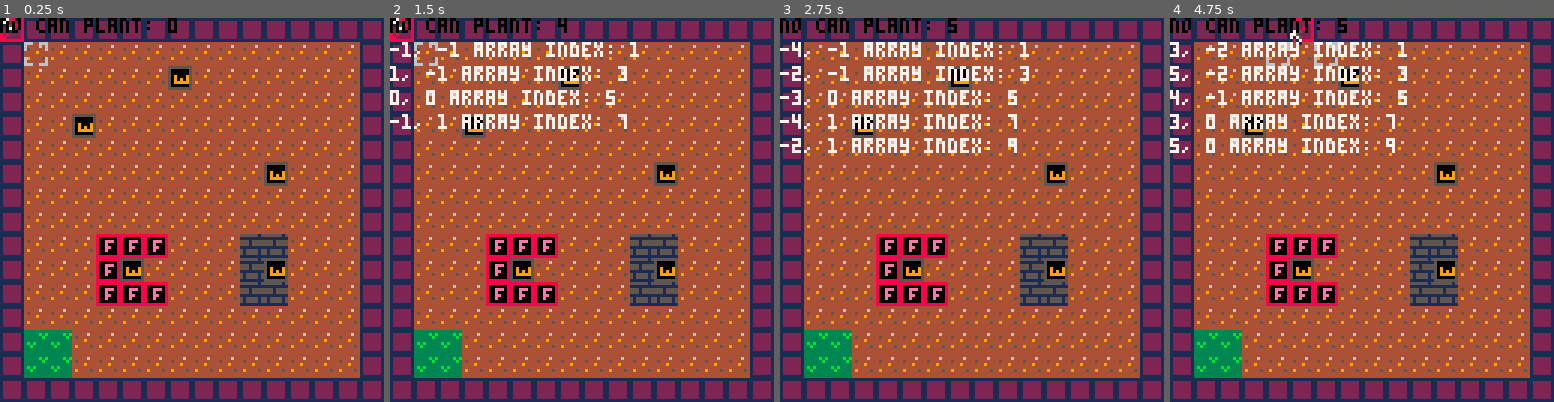
Above: before the commit, frames 1-4 (left to right).
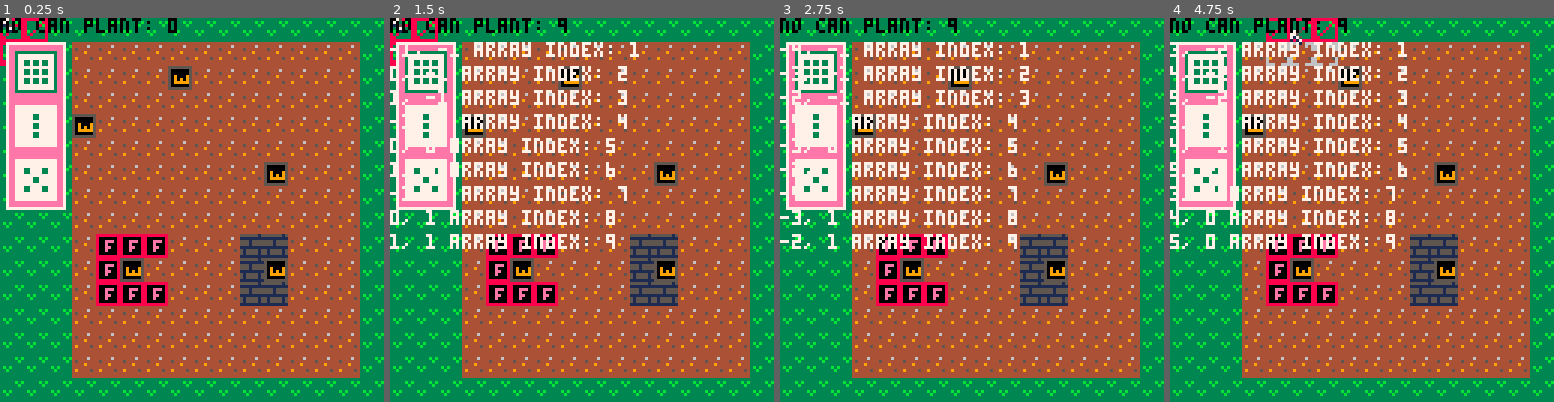
Above: after the commit, the same moments.

Repository: etrizzo/pico8
Game: PICO-8 cartridge SIJ2019/sij2019.p8
The game is run twice, just before and just after one commit, with the same random seed, the same clock (stepped at 60 frames per second) and the same inputs.
Inputs:
- Up to frame 1 (0.25 s): no input
- Up to frame 2 (1.5 s): tap O (Z key) at 0.33, 0.7, 1.43 s; tap X (X key) at 1.07 s
- Up to frame 3 (2.75 s): hold Left 1.97-2.37 s; tap X (X key) at 2.07, 2.4, 2.73 s; tap O (Z key) at 2.22 s; hold Down from 2.42 s (still down)
- Up to frame 4 (4.75 s): release Down at 2.82 s; hold Right 2.87-3.53 s; tap X (X key) every 0.33 s from 3.07 to 4.73 s; tap O (Z key) at 3.1, 3.98 s; hold Up 3.58-4.08 s; hold Right 4.13-4.53 s; hold Down from 4.58 s (still down)

The runs differ from the first frame. In frame 1, 32% of the frame differs, in the area x 0-100%, y 0-100%; in frame 2, 35%; in frame 3, 35%; in frame 4, 35%.

Commit message:
We now have multiple pieces and a ui that shows us them. You can also define which level gets what pieces

Diff:
--- a/SIJ2019/sij2019.p8
+++ b/SIJ2019/sij2019.p8
@@ -22,12 +22,13 @@
 };
 
 g_weedsinlevel = {}
-flower = {
-	tiles = {1, 0, 1, 0, 1, 0, 1, 0, 1};
+nullflower =
+{
+	tiles = {0, 0, 0,  0, 0, 0,  0, 0, 0};
 	sprite = 3;
 }
 
-g_currentflower = flower;
+g_currentflower = nullflower;
 
 canplant = false;
 
@@ -39,8 +40,28 @@
 	tilecursor.y = 0;
     camerax = 0
     cameray = 0
+    g_currentlevel = 1
+    g_amoutofpiecesforlevel = 0
+    g_currentpieceindex = 1
+    g_hidecursor = false
     gamestate = "playing"; -- attract, playing, victory
 end
+
+g_possibleFlowers =
+{
+    {0, 1, 0,  0, 1, 0,  0, 1, 0}, -- 3 vertical (1)
+    {1, 0, 1,  0, 1, 0,  1, 0, 1}, -- x shape (2)
+    {1, 0, 0,  0, 1, 0,  0, 0, 0}, -- bl 2 piece diag (3)
+    {0, 0, 0,  1, 1, 1,  0, 0, 0}, -- 3 horizontal (4)
+    {1, 1, 1,  1, 1, 1,  1, 1, 1}, -- full block (5)
+
+}
+
+-- these use an index into g_possibleFlowers
+g_levels =
+{
+    { 5, 1, 2, 3}
+}
 
 --------------------------------------------------------------------------
 -- Init
@@ -53,6 +74,17 @@
 function startup()
     setglobals()
     getalltheweedsinlevel()
+    startoflevel()
+end
+
+--------------------------------------------------------------------------
+function startoflevel()
+    g_hidecursor = false
+
+    g_currentpieceindex = 1;
+    level = g_levels[g_currentlevel]
+    g_currentflower.tiles = g_possibleFlowers[level[g_currentpieceindex]]
+    g_amoutofpiecesforlevel = #level
 end
 
 --------------------------------------------------------------------------
@@ -107,6 +139,8 @@
         gamestate = "victory"
         return
     end
+
+    changetonextflowerpiece()
 
 end
 
@@ -134,7 +168,7 @@
     for y=tile.y-1, tile.y+1 do
         for x=tile.x-1, tile.x+1 do
             spriteindex = gettilesprite(x, y);
-            if ((flower.tiles[arraypos] != 0) and (not isplantable(spriteindex))) then
+            if ((g_currentflower.tiles[arraypos] != 0) and (not isplantable(spriteindex))) then
                 bad = {
                     tilex = x;
                     tiley = y;
@@ -233,6 +267,100 @@
 function playingrender()
     map(0,0,0,0,128,64)
     drawcursor();
+    drawlevelpieceui()
+end
+
+--------------------------------------------------------------------------
+function drawlevelpieceui()
+    if (g_amoutofpiecesforlevel - g_currentpieceindex) < 0 then
+        return
+    end
+
+    rectfill(camerax + 2, cameray + 8, camerax + 21, cameray + 63, 14 )
+    rect(camerax + 2, cameray + 8, camerax + 21, cameray + 63, 7 )
+
+    currentheight = cameray + 11
+    boxsize = 13
+    amountToDraw = min(3, g_amoutofpiecesforlevel + 1 - g_currentpieceindex)
+
+    for i = g_currentpieceindex, g_currentpieceindex + amountToDraw -1 do
+        rectfill(camerax + 5, currentheight, camerax + 18, currentheight + 13, 7)
+
+        if(i == g_currentpieceindex) then
+            rect(camerax + 5, currentheight, camerax + 18, currentheight + boxsize, 3)
+        end
+
+        drawpieceforui(i, camerax + 6, currentheight, camerax + 16, currentheight + 14)
+
+        currentheight += 18
+    end
+
+end
+
+--------------------------------------------------------------------------
+function drawpieceforui(tableindex, minx, miny)
+
+    levelinfo = g_levels[g_currentlevel]
+    currentpiece = g_possibleFlowers[levelinfo[tableindex]]
+
+    minx += 1
+    miny += 1
+
+    if currentpiece[1] == 1 then
+        rectfill(minx + 1, miny + 2, minx + 2, miny + 3,3)
+    end
+
+    if currentpiece[2] == 1 then
+        rectfill(minx + 4, miny + 2, minx + 5, miny + 3, 3)
+    end
+
+    if currentpiece[3] == 1 then
+        rectfill(minx + 7, miny + 2, minx + 8, miny + 3, 3)
+    end
+
+    -- 2nd
+    if currentpiece[4] == 1 then
+        rectfill(minx + 1, miny + 5, minx + 2, miny + 6, 3)
+
+    end
+
+    if currentpiece[5] == 1 then
+        rectfill(minx + 4, miny + 5, minx + 5, miny + 6, 3)
+
+    end
+
+    if currentpiece[6] == 1 then
+        rectfill(minx + 7, miny + 5, minx + 8, miny + 6, 3)
+    end
+
+    -- 3rd
+    if currentpiece[7] == 1 then
+        rectfill(minx + 1, miny + 8, minx + 2, miny + 9, 3)
+
+    end
+
+    if currentpiece[8] == 1 then
+        rectfill(minx + 4, miny + 8, minx + 5, miny + 9, 3)
+    end
+
+    if currentpiece[9] == 1 then
+        rectfill(minx + 7, miny + 8, minx + 8, miny + 9, 3)
+    end
+
+
+end
+
+function getboxfrombox(minpercx, minpercy, maxpercx, maxpercy, theminx, theminy, themaxx, themaxy)
+    width = abs(themaxx - theminx)
+    height = abs(themaxy - theminy)
+
+    newminsx = minpercx * width;
+    newminsy = minpercy * height;
+
+    newmaxx = maxpercx * width;
+    newmaxy = maxpercy * height;
+
+    return { minx = theminx + newminsx, miny = theminy + newminsy, maxx = theminx + newmaxx, maxy = newmaxy + theminy}
 end
 
 --------------------------------------------------------------------------
@@ -242,27 +370,27 @@
 
 --------------------------------------------------------------------------
 function drawcursor()
-	--draw the tile cursor
-
-
-    arraypos = 1;
-    canplace = true;
-    for y=hovertile.y-1, hovertile.y+1 do
-        for x=hovertile.x-1, hovertile.x+1 do
-            if (flower.tiles[arraypos] != 0) then
-
-                spriteindex = gettilesprite(x, y);
-                if (isplantable(spriteindex)) then
-                    spr(15, x * 8, y * 8);
-                else
-                    spr(31, x * 8, y * 8);
-                    canplace = false;
+	--draw the tile cursor (if we have peices)
+
+    if g_hidecursor == false then
+        arraypos = 1;
+        canplace = true;
+        for y=hovertile.y-1, hovertile.y+1 do
+            for x=hovertile.x-1, hovertile.x+1 do
+                if (g_currentflower.tiles[arraypos] != 0) then
+
+                    spriteindex = gettilesprite(x, y);
+                    if (isplantable(spriteindex)) then
+                        spr(15, x * 8, y * 8);
+                    else
+                        spr(31, x * 8, y * 8);
+                        canplace = false;
+                    end
                 end
-            end
-            arraypos+=1;
-        end
-    end
-
+                arraypos+=1;
+            end
+        end
+    end
 
     --draw the mouse position
     if (canplace) then
@@ -336,6 +464,20 @@
     tilecursor.x = camerax;
     tilecursor.y = cameray;
     updatehovertile();
+end
+
+--------------------------------------------------------------------------
+function changetonextflowerpiece()
+    g_currentpieceindex += 1;
+
+    if g_currentpieceindex > g_amoutofpiecesforlevel then
+        g_hidecursor = true
+        g_currentflower = nullflower
+        return
+    end
+
+    levels = g_levels[g_currentlevel]
+    g_currentflower.tiles = g_possibleFlowers[levels[g_currentpieceindex]]
 end
 
 --------------------------------------------------------------------------
@@ -467,35 +609,35 @@
 0000000000010000000000000000000000000000000000000000000000000000000000000000000000000000000000000000000000000000000000000000000000000000000000000000000000000000000000000000000000000000000000000000000000000000000000000000000000000000000000000000000000000000
 0000000000000000000000000000000000000000000000000000000000000000000000000000000000000000000000000000000000000000000000000000000000000000000000000000000000000000000000000000000000000000000000000000000000000000000000000000000000000000000000000000000000000000
 __map__
-0b0b0b0b0b0b0b0b0b0b0b0b0b0b0b0b0b0b0b0b0b0b0b0b0b0b0b0b0b0b0b0b0b0b0b0b0b0b0b0b0b0b0b0b0b0b0b0b0b0b0b0b0b0b0b0b0b0b0b0b0b0b0b0b0b0b0b0b0b0b0b0b0b0b0b0b0b0b0b0b000000000000000000000000000000000000000000000000000000000000000000000000000000000000000000000000
-0b05050505050505050505050505050b0b05050505050505050505050505050b0b00000000000000000000000000000b0b00000000000000000000000000000b0b00000000000000000000000000000b000000000000000000000000000000000000000000000000000000000000000000000000000000000000000000000000
-0b05050505050501050505050505050b0b05050505050505050505050505050b0b00000000000000000000000000000b0b00000000000000000000000000000b0b00000000000000000000000000000b000000000000000000000000000000000000000000000000000000000000000000000000000000000000000000000000
-0b05050505050505050505050505050b0b05050505050505050505050505050b0b00000000000000000000000000000b0b00000000000000000000000000000b0b00000000000000000000000000000b000000000000000000000000000000000000000000000000000000000000000000000000000000000000000000000000
-0b05050105050505050505050505050b0b05050505050505050505050505050b0b00000000000000000000000000000b0b00000000000000000000000000000b0b00000000000000000000000000000b000000000000000000000000000000000000000000000000000000000000000000000000000000000000000000000000
-0b05050505050505050505050505050b0b05050505050505050505050505050b0b00000000000000000000000000000b0b00000000000000000000000000000b0b00000000000000000000000000000b000000000000000000000000000000000000000000000000000000000000000000000000000000000000000000000000
-0b05050505050505050505010505050b0b05050505050505050505050505050b0b00000000000000000000000000000b0b00000000000000000000000000000b0b00000000000000000000000000000b000000000000000000000000000000000000000000000000000000000000000000000000000000000000000000000000
-0b05050505050505050505050505050b0b05050505050505050505050505050b0b00000000000000000000000000000b0b00000000000000000000000000000b0b00000000000000000000000000000b000000000000000000000000000000000000000000000000000000000000000000000000000000000000000000000000
-0b05050505050505050505050505050b0b05050505050501050505050505050b0b00000000000000000000000000000b0b00000000000000000000000000000b0b00000000000000000000000000000b000000000000000000000000000000000000000000000000000000000000000000000000000000000000000000000000
-0b05050503030305050507070505050b0b05050505050505050505050505050b0b00000000000000000000000000000b0b00000000000000000000000000000b0b00000000000000000000000000000b000000000000000000000000000000000000000000000000000000000000000000000000000000000000000000000000
-0b05050503010505050507010505050b0b05050505050505050505050505050b0b00000000000000000000000000000b0b00000000000000000000000000000b0b00000000000000000000000000000b000000000000000000000000000000000000000000000000000000000000000000000000000000000000000000000000
-0b05050503030305050507070505050b0b05050505050505050505050505050b0b00000000000000000000000000000b0b00000000000000000000000000000b0b00000000000000000000000000000b000000000000000000000000000000000000000000000000000000000000000000000000000000000000000000000000
-0b05050505050505050505050505050b0b05050505050505050505050505050b0b00000000000000000000000000000b0b00000000000000000000000000000b0b00000000000000000000000000000b000000000000000000000000000000000000000000000000000000000000000000000000000000000000000000000000
-0b09090505050505050505050505050b0b05050505050505050505050505050b0b00000000000000000000000000000b0b00000000000000000000000000000b0b00000000000000000000000000000b000000000000000000000000000000000000000000000000000000000000000000000000000000000000000000000000
-0b09090505050505050505050505050b0b05050505050505050505050505050b0b00000000000000000000000000000b0b00000000000000000000000000000b0b00000000000000000000000000000b000000000000000000000000000000000000000000000000000000000000000000000000000000000000000000000000
-0b0b0b0b0b0b0b0b0b0b0b0b0b0b0b0b0b0b0b0b0b0b0b0b0b0b0b0b0b0b0b0b0b0b0b0b0b0b0b0b0b0b0b0b0b0b0b0b0b0b0b0b0b0b0b0b0b0b0b0b0b0b0b0b0b0b0b0b0b0b0b0b0b0b0b0b0b0b0b0b000000000000000000000000000000000000000000000000000000000000000000000000000000000000000000000000
+090909090909090909090909090909090b0b0b0b0b0b0b0b0b0b0b0b0b0b0b0b0b0b0b0b0b0b0b0b0b0b0b0b0b0b0b0b0b0b0b0b0b0b0b0b0b0b0b0b0b0b0b0b0b0b0b0b0b0b0b0b0b0b0b0b0b0b0b0b000000000000000000000000000000000000000000000000000000000000000000000000000000000000000000000000
+090909050505050505050505050505090b05050505050505050505050505050b0b00000000000000000000000000000b0b00000000000000000000000000000b0b00000000000000000000000000000b000000000000000000000000000000000000000000000000000000000000000000000000000000000000000000000000
+090909050505050105050505050505090b05050505050505050505050505050b0b00000000000000000000000000000b0b00000000000000000000000000000b0b00000000000000000000000000000b000000000000000000000000000000000000000000000000000000000000000000000000000000000000000000000000
+090909050505050505050505050505090b05050505050505050505050505050b0b00000000000000000000000000000b0b00000000000000000000000000000b0b00000000000000000000000000000b000000000000000000000000000000000000000000000000000000000000000000000000000000000000000000000000
+090909010505050505050505050505090905050505050505050505050505050b0b00000000000000000000000000000b0b00000000000000000000000000000b0b00000000000000000000000000000b000000000000000000000000000000000000000000000000000000000000000000000000000000000000000000000000
+090909050505050505050505050505090905050505050505050505050505050b0b00000000000000000000000000000b0b00000000000000000000000000000b0b00000000000000000000000000000b000000000000000000000000000000000000000000000000000000000000000000000000000000000000000000000000
+090909050505050505050501050505090905050505050505050505050505050b0b00000000000000000000000000000b0b00000000000000000000000000000b0b00000000000000000000000000000b000000000000000000000000000000000000000000000000000000000000000000000000000000000000000000000000
+090909050505050505050505050505090905050505050505050505050505050b0b00000000000000000000000000000b0b00000000000000000000000000000b0b00000000000000000000000000000b000000000000000000000000000000000000000000000000000000000000000000000000000000000000000000000000
+090909050505050505050505050505090905050505050501050505050505050b0b00000000000000000000000000000b0b00000000000000000000000000000b0b00000000000000000000000000000b000000000000000000000000000000000000000000000000000000000000000000000000000000000000000000000000
+090909050303030505050707050505090905050505050505050505050505050b0b00000000000000000000000000000b0b00000000000000000000000000000b0b00000000000000000000000000000b000000000000000000000000000000000000000000000000000000000000000000000000000000000000000000000000
+090909050301050505050701050505090905050505050505050505050505050b0b00000000000000000000000000000b0b00000000000000000000000000000b0b00000000000000000000000000000b000000000000000000000000000000000000000000000000000000000000000000000000000000000000000000000000
+090909050303030505050707050505090905050505050505050505050505050b0b00000000000000000000000000000b0b00000000000000000000000000000b0b00000000000000000000000000000b000000000000000000000000000000000000000000000000000000000000000000000000000000000000000000000000
+090909050505050505050505050505090905050505050505050505050505050b0b00000000000000000000000000000b0b00000000000000000000000000000b0b00000000000000000000000000000b000000000000000000000000000000000000000000000000000000000000000000000000000000000000000000000000
+090909050505050505050505050505090905050505050505050505050505050b0b00000000000000000000000000000b0b00000000000000000000000000000b0b00000000000000000000000000000b000000000000000000000000000000000000000000000000000000000000000000000000000000000000000000000000
+090909050505050505050505050505090905050505050505050505050505050b0b00000000000000000000000000000b0b00000000000000000000000000000b0b00000000000000000000000000000b000000000000000000000000000000000000000000000000000000000000000000000000000000000000000000000000
+09090909090909090909090909090909090909090909090909090b0b0b0b0b0b0b0b0b0b0b0b0b0b0b0b0b0b0b0b0b0b0b0b0b0b0b0b0b0b0b0b0b0b0b0b0b0b0b0b0b0b0b0b0b0b0b0b0b0b0b0b0b0b000000000000000000000000000000000000000000000000000000000000000000000000000000000000000000000000
+0909090909090909090909090909090909000000000000000000000000000000000000000000000000000000000000000000000000000000000000000000000000000000000000000000000000000000000000000000000000000000000000000000000000000000000000000000000000000000000000000000000000000000
+0900000000000000000000000000000909000000000000000000000000000000000000000000000000000000000000000000000000000000000000000000000000000000000000000000000000000000000000000000000000000000000000000000000000000000000000000000000000000000000000000000000000000000
+0900000000000000000000000000000909000000000000000000000000000000000000000000000000000000000000000000000000000000000000000000000000000000000000000000000000000000000000000000000000000000000000000000000000000000000000000000000000000000000000000000000000000000
+0900000000000000000000000000000909000000000000000000000000000000000000000000000000000000000000000000000000000000000000000000000000000000000000000000000000000000000000000000000000000000000000000000000000000000000000000000000000000000000000000000000000000000
+0900000000000000000000000000000909000000000000000000000000000000000000000000000000000000000000000000000000000000000000000000000000000000000000000000000000000000000000000000000000000000000000000000000000000000000000000000000000000000000000000000000000000000
+0b00000000000000000000000000000b0b000000000000000000000000000000000000000000000000000000000000000000000000000000000000000000000000000000000000000000000000000000000000000000000000000000000000000000000000000000000000000000000000000000000000000000000000000000
+0b00000000000000000000000000000b0b000000000000000000000000000000000000000000000000000000000000000000000000000000000000000000000000000000000000000000000000000000000000000000000000000000000000000000000000000000000000000000000000000000000000000000000000000000
+0b00000000000000000000000000000b0b000000000000000000000000000000000000000000000000000000000000000000000000000000000000000000000000000000000000000000000000000000000000000000000000000000000000000000000000000000000000000000000000000000000000000000000000000000
+0b00000000000000000000000000000b0b000000000000000000000000000000000000000000000000000000000000000000000000000000000000000000000000000000000000000000000000000000000000000000000000000000000000000000000000000000000000000000000000000000000000000000000000000000
+0b00000000000000000000000000000b0b000000000000000000000000000000000000000000000000000000000000000000000000000000000000000000000000000000000000000000000000000000000000000000000000000000000000000000000000000000000000000000000000000000000000000000000000000000
+0b00000000000000000000000000000b0b000000000000000000000000000000000000000000000000000000000000000000000000000000000000000000000000000000000000000000000000000000000000000000000000000000000000000000000000000000000000000000000000000000000000000000000000000000
+0b00000000000000000000000000000b0b000000000000000000000000000000000000000000000000000000000000000000000000000000000000000000000000000000000000000000000000000000000000000000000000000000000000000000000000000000000000000000000000000000000000000000000000000000
+0b00000000000000000000000000000b0b000000000000000000000000000000000000000000000000000000000000000000000000000000000000000000000000000000000000000000000000000000000000000000000000000000000000000000000000000000000000000000000000000000000000000000000000000000
+0b00000000000000000000000000000b0b000000000000000000000000000000000000000000000000000000000000000000000000000000000000000000000000000000000000000000000000000000000000000000000000000000000000000000000000000000000000000000000000000000000000000000000000000000
+0b00000000000000000000000000000b0b000000000000000000000000000000000000000000000000000000000000000000000000000000000000000000000000000000000000000000000000000000000000000000000000000000000000000000000000000000000000000000000000000000000000000000000000000000
 0b0b0b0b0b0b0b0b0b0b0b0b0b0b0b0b0b000000000000000000000000000000000000000000000000000000000000000000000000000000000000000000000000000000000000000000000000000000000000000000000000000000000000000000000000000000000000000000000000000000000000000000000000000000
-0b00000000000000000000000000000b0b000000000000000000000000000000000000000000000000000000000000000000000000000000000000000000000000000000000000000000000000000000000000000000000000000000000000000000000000000000000000000000000000000000000000000000000000000000
-0b00000000000000000000000000000b0b000000000000000000000000000000000000000000000000000000000000000000000000000000000000000000000000000000000000000000000000000000000000000000000000000000000000000000000000000000000000000000000000000000000000000000000000000000
-0b00000000000000000000000000000b0b000000000000000000000000000000000000000000000000000000000000000000000000000000000000000000000000000000000000000000000000000000000000000000000000000000000000000000000000000000000000000000000000000000000000000000000000000000
-0b00000000000000000000000000000b0b000000000000000000000000000000000000000000000000000000000000000000000000000000000000000000000000000000000000000000000000000000000000000000000000000000000000000000000000000000000000000000000000000000000000000000000000000000
-0b00000000000000000000000000000b0b000000000000000000000000000000000000000000000000000000000000000000000000000000000000000000000000000000000000000000000000000000000000000000000000000000000000000000000000000000000000000000000000000000000000000000000000000000
-0b00000000000000000000000000000b0b000000000000000000000000000000000000000000000000000000000000000000000000000000000000000000000000000000000000000000000000000000000000000000000000000000000000000000000000000000000000000000000000000000000000000000000000000000
-0b00000000000000000000000000000b0b000000000000000000000000000000000000000000000000000000000000000000000000000000000000000000000000000000000000000000000000000000000000000000000000000000000000000000000000000000000000000000000000000000000000000000000000000000
-0b00000000000000000000000000000b0b000000000000000000000000000000000000000000000000000000000000000000000000000000000000000000000000000000000000000000000000000000000000000000000000000000000000000000000000000000000000000000000000000000000000000000000000000000
-0b00000000000000000000000000000b0b000000000000000000000000000000000000000000000000000000000000000000000000000000000000000000000000000000000000000000000000000000000000000000000000000000000000000000000000000000000000000000000000000000000000000000000000000000
-0b00000000000000000000000000000b0b000000000000000000000000000000000000000000000000000000000000000000000000000000000000000000000000000000000000000000000000000000000000000000000000000000000000000000000000000000000000000000000000000000000000000000000000000000
-0b00000000000000000000000000000b0b000000000000000000000000000000000000000000000000000000000000000000000000000000000000000000000000000000000000000000000000000000000000000000000000000000000000000000000000000000000000000000000000000000000000000000000000000000
-0b00000000000000000000000000000b0b000000000000000000000000000000000000000000000000000000000000000000000000000000000000000000000000000000000000000000000000000000000000000000000000000000000000000000000000000000000000000000000000000000000000000000000000000000
-0b00000000000000000000000000000b0b000000000000000000000000000000000000000000000000000000000000000000000000000000000000000000000000000000000000000000000000000000000000000000000000000000000000000000000000000000000000000000000000000000000000000000000000000000
-0b00000000000000000000000000000b0b000000000000000000000000000000000000000000000000000000000000000000000000000000000000000000000000000000000000000000000000000000000000000000000000000000000000000000000000000000000000000000000000000000000000000000000000000000
-0b0b0b0b0b0b0b0b0b0b0b0b0b0b0b0b0b000000000000000000000000000000000000000000000000000000000000000000000000000000000000000000000000000000000000000000000000000000000000000000000000000000000000000000000000000000000000000000000000000000000000000000000000000000
